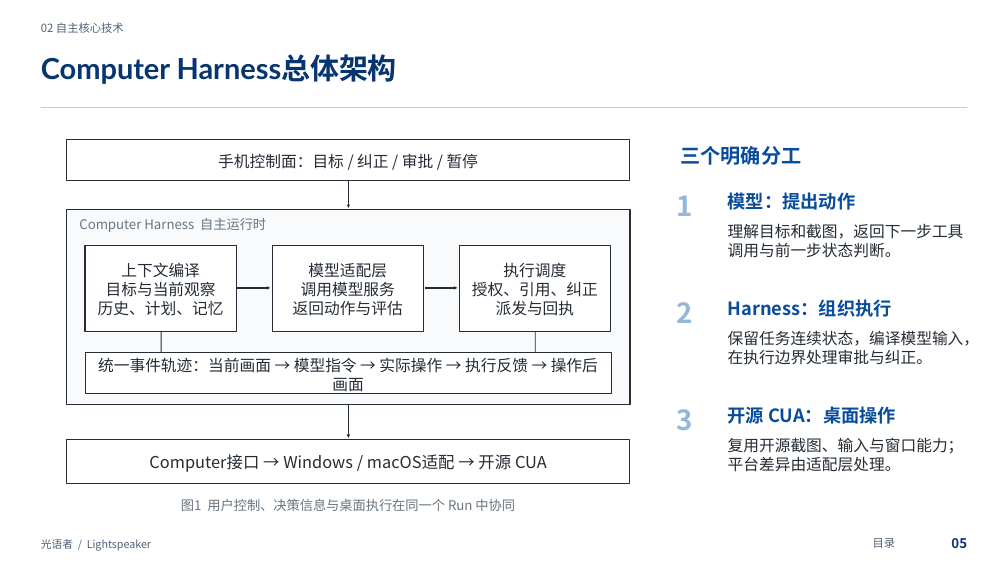
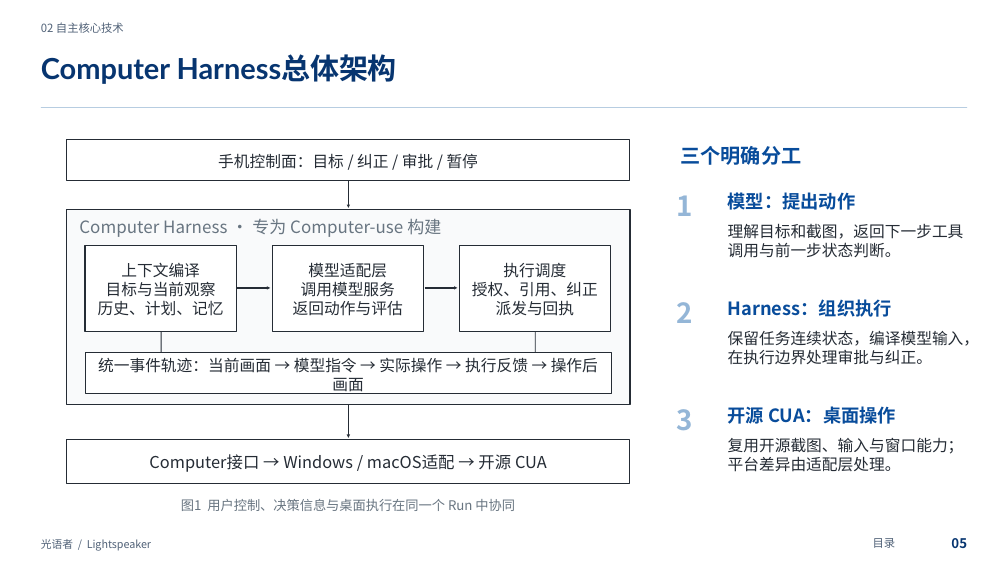
Before and after one commit to wszkxlllll/Computer-Harness, a slide deck: slide 5 of docs/submission/final/presentation.pptx. Drawn at 1008x567 pixels with LibreOffice and Linux fonts; fonts in the diff are those of the drawing. Boxes give left, top, right and bottom in pixels: in the first picture for what was removed or moved away, otherwise in the second. Text is boxed around its words. In the diff, an @@ line names an element or a change of style, - is before the commit and + after.

Commit message:
docs: 精修四项核心优势的报告与演示表达
在作品概述和创新性章节归纳技术普惠、人本协同、自主运行时、开源共建。
保留PPT原目录与跳转，在左侧空白区增加优势摘要；强化Computer-use专用运行时定位。
同步PDF与文件指纹，正文仍为15页，视频和任务证据保持不变。

```diff
--- a/docs/submission/final/presentation.pptx
+++ b/docs/submission/final/presentation.pptx
@@ text at (79, 219, 441, 237): text changed; size 15.8 to 20.2 pt @@
-Computer Harness 自主运行时
+Computer Harness · 专为 Computer-use 构建
```
Also in this commit, not shown: 2 other slides changed, 4 other files.
